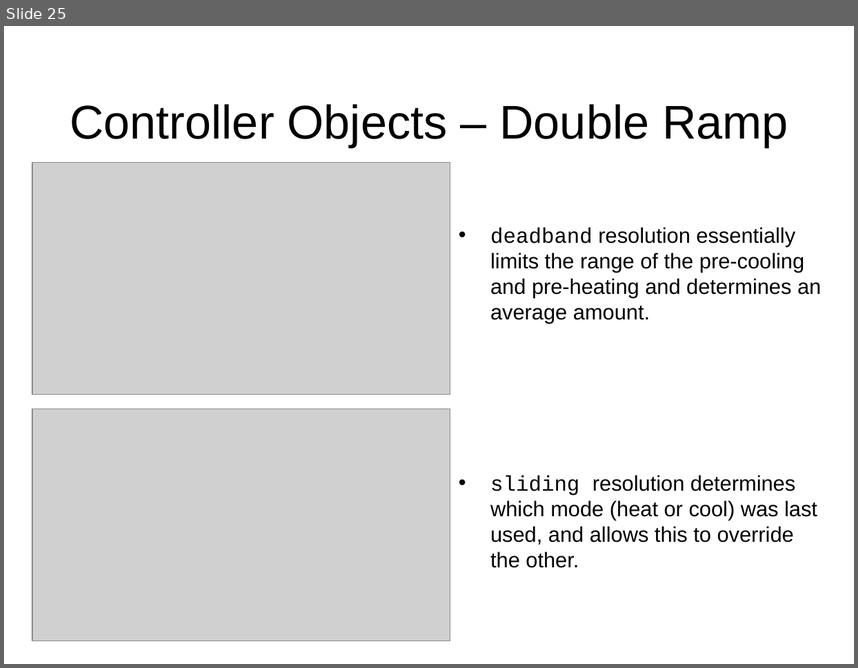
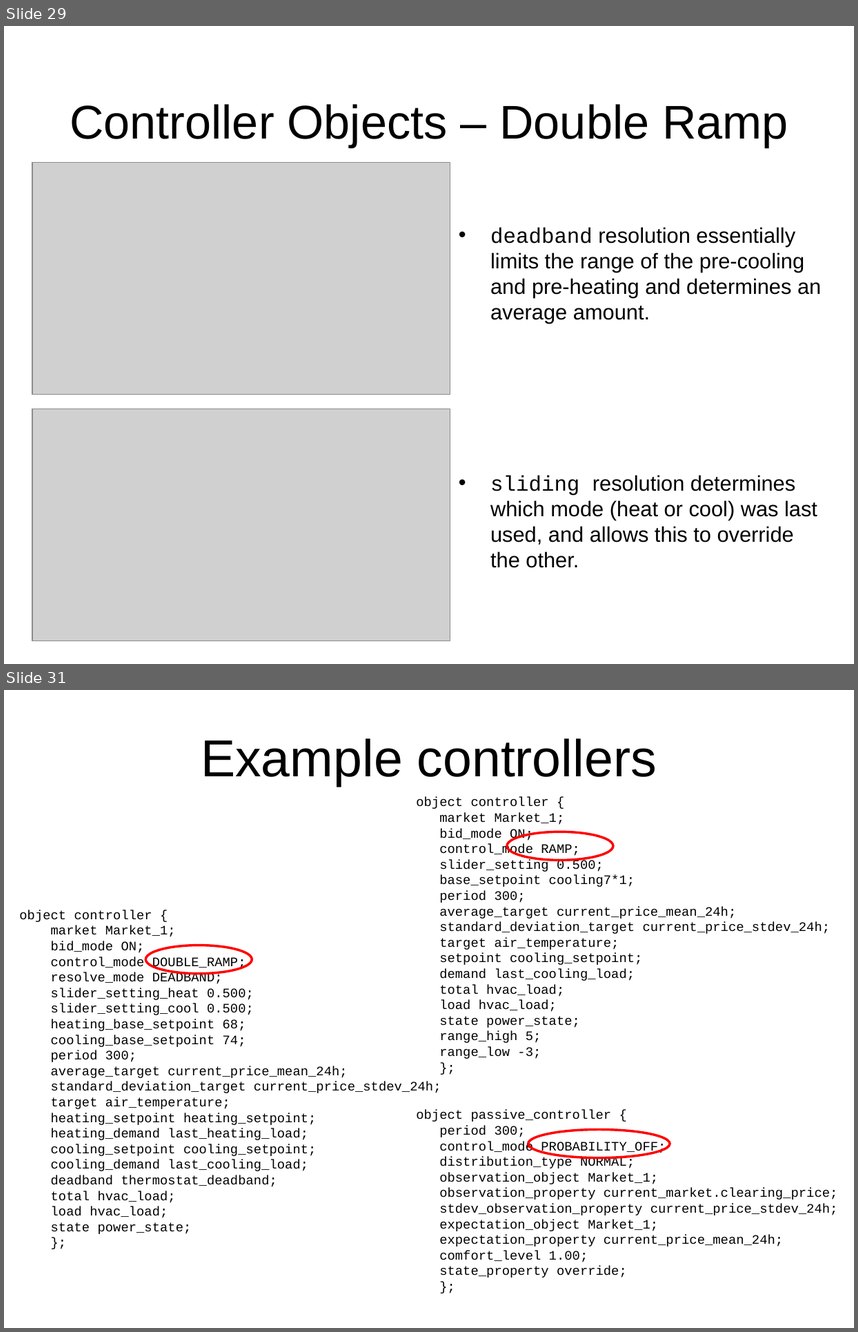
Before and after one commit to gridlab-d/course, a slide deck: FourDayCourse/5.1 - Market Module.ppt. Shown one above the other, each under a label of ours: slide 25 before the commit, slides 29 and 31 after it; the slides between them are not shown. The pictures are 858x668 and 858x1332 pixels, drawn with LibreOffice and Linux fonts; fonts in the diff are those of the drawing; grey boxes stand for pictures; background and template pictures are left out. Boxes give left, top, right and bottom in pixels: in the first picture for what was removed or moved away, otherwise in the second. Text is boxed around its words. In the diff, an @@ line names an element or a change of style, - is before the commit and + after.

Commit message:
Additional market examples and finished slides.

```diff
--- a/FourDayCourse/5.1 - Market Module.ppt
+++ b/FourDayCourse/5.1 - Market Module.ppt
@@ slide 31 added at (x1=4, y1=690, x2=854, y2=1328), background picture (left out) @@
@@ title added at (x1=201, y1=738, x2=657, y2=786), 44 pt, text #000000 @@
+Example controllers
@@ text added at (x1=416, y1=797, x2=831, y2=1058), 11 pt, text #000000 @@
+object controller {
+market Market_1;
+bid_mode ON;
+control_mode RAMP;
+slider_setting 0.500;
+base_setpoint cooling7*1;
+period 300;
+average_target current_price_mean_24h;
+standard_deviation_target current_price_stdev_24h;
+target air_temperature;
+setpoint cooling_setpoint;
+demand last_cooling_load;
+total hvac_load;
+load hvac_load;
+state power_state;
+range_high 5;
+range_low -3;
+};
@@ ellipse added at (x1=507, y1=832, x2=613, y2=860), outline #FF0000 2.01 pt @@
@@ text added at (x1=19, y1=910, x2=441, y2=1234), 11 pt, text #000000 @@
+object controller {
+market Market_1;
+bid_mode ON;
+control_mode DOUBLE_RAMP;
+resolve_mode DEADBAND;
+slider_setting_heat 0.500;
+slider_setting_cool 0.500;
+heating_base_setpoint 68;
+cooling_base_setpoint 74;
+period 300;
+average_target current_price_mean_24h;
+standard_deviation_target current_price_stdev_24h;
+target air_temperature;
+heating_setpoint heating_setpoint;
+heating_demand last_heating_load;
+cooling_setpoint cooling_setpoint;
+cooling_demand last_cooling_load;
+deadband thermostat_deadband;
+total hvac_load;
+load hvac_load;
+state power_state;
+};
@@ ellipse added at (x1=146, y1=945, x2=252, y2=973), outline #FF0000 2.01 pt @@
@@ text added at (x1=416, y1=1110, x2=838, y2=1277), 11 pt, text #000000 @@
+object passive_controller {
+period 300;
+control_mode PROBABILITY_OFF;
+distribution_type NORMAL;
+observation_object Market_1;
+observation_property current_market.clearing_price;
+stdev_observation_property current_price_stdev_24h;
+expectation_object Market_1;
+expectation_property current_price_mean_24h;
+comfort_level 1.00;
+state_property override;
+};
@@ ellipse added at (x1=528, y1=1130, x2=671, y2=1158), outline #FF0000 2.01 pt @@
@@ what was slide 25 is now slide 29 @@
```
Also in this commit, not shown: 5 slides changed, 5 other slides added, 1 slide removed, 13 other files.
